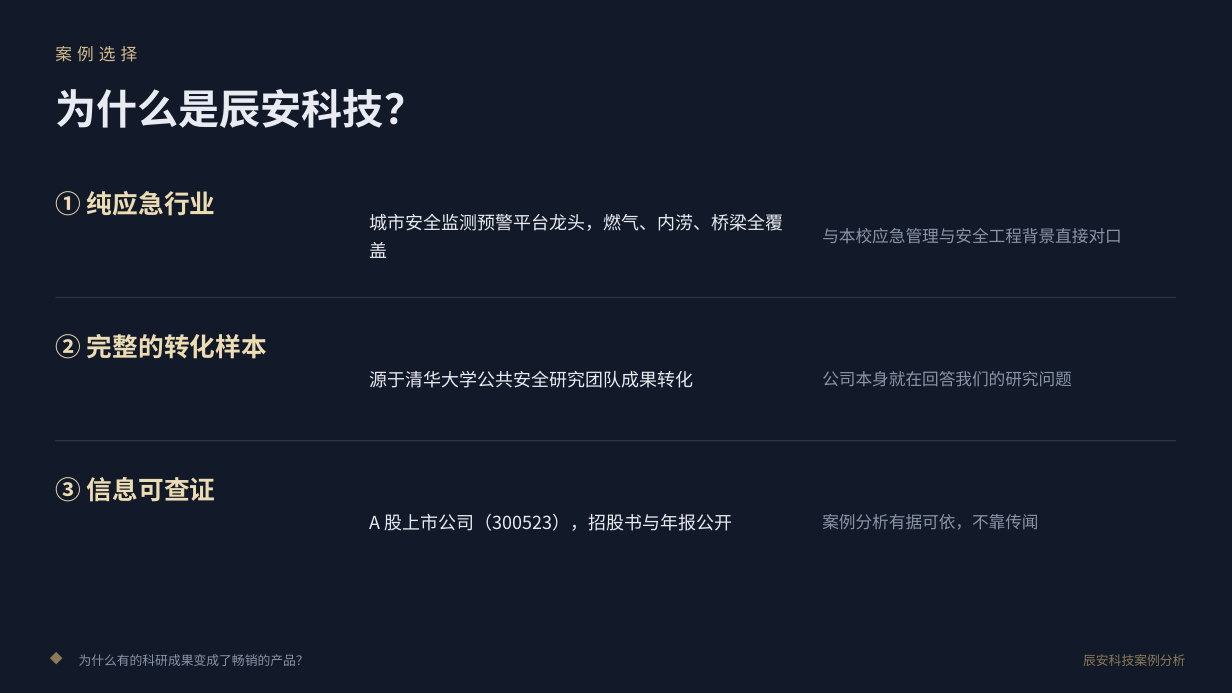
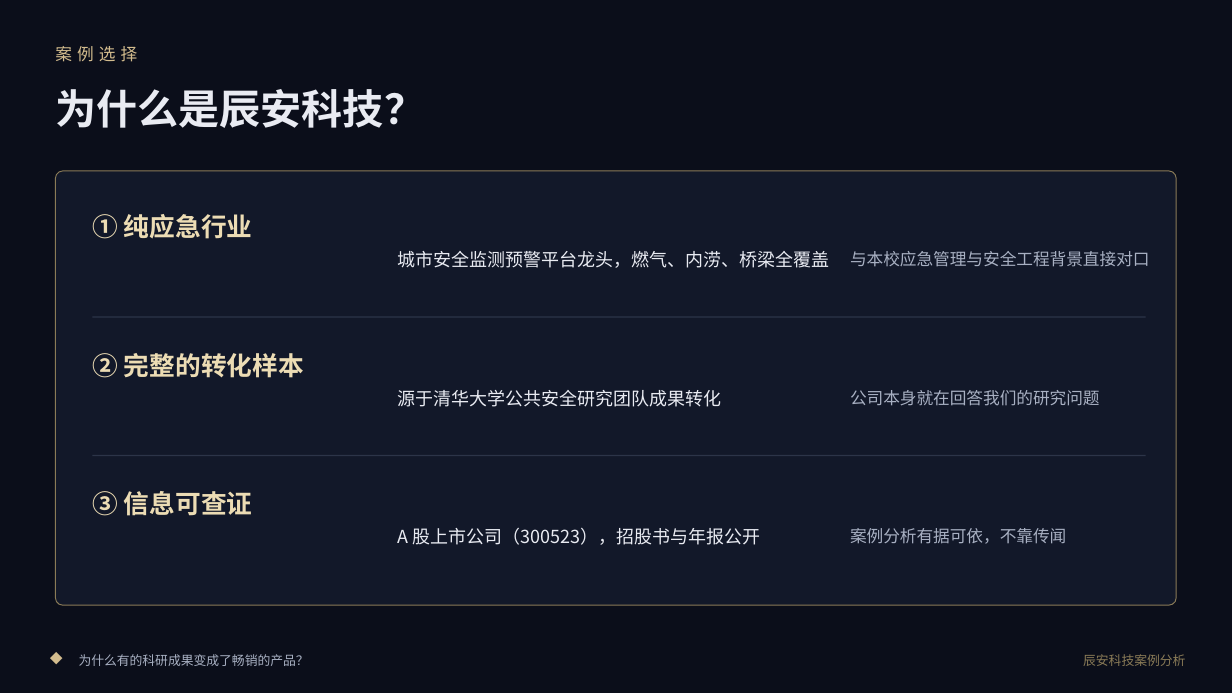
Before and after one commit to sdh0219/susu-tools, a slide deck: slide 2 of web/assets/files/小组案例分析报告-辰安科技.pptx. Drawn at 1232x693 pixels with LibreOffice and Linux fonts; fonts in the diff are those of the drawing; background and template pictures are left out. Boxes give left, top, right and bottom in pixels: in the first picture for what was removed or moved away, otherwise in the second. Text is boxed around its words. In the diff, an @@ line names an element or a change of style, - is before the commit and + after.

Commit message:
feat(case): cinematic image-rich deck (9 slides, cg-game art direction)
- 8 AI-generated 1344x768 illustrations as full-bleed / band visuals
  behind the tetrad-gold text layers; valley-of-death slide now led by
  the gorge-bridge artwork; timeline art regenerated after first pass
  drew a portrait over the axis
- cover and closing carry reporter credit: 苏登辉 (26085703073)

```diff
--- a/web/assets/files/小组案例分析报告-辰安科技.pptx
+++ b/web/assets/files/小组案例分析报告-辰安科技.pptx
@@ background #121928 to picture (left out) @@
@@ rectangle added at <box>0,0,1232,693</box>, fill #0B0E1A at 48% opacity @@
@@ rounded rectangle added at <box>55,171,1177,605</box>, fill #141A2C at 88% opacity, outline #8A7B57 0.75 pt @@
@@ text "① 纯应急行业": place and size @@
-text "① 纯应急行业" at <box>55,191,216,216</box>
+text "① 纯应急行业" at <box>92,214,253,239</box>
@@ text "城市安全监测预警平台龙头，燃气、内涝、桥梁全覆盖" rewrapped from <box>370,214,784,258</box> to <box>397,251,829,268</box> @@
@@ text colour #8B93A7 to #A8B0C2 in 4 elements at <box>79,654,309,666</box>, <box>850,528,1066,544</box>, <box>850,390,1100,406</box>, <box>850,251,1150,267</box> @@
@@ text "与本校应急管理与安全工程背景直接对口": place and size @@
-text "与本校应急管理与安全工程背景直接对口" at <box>822,228,1122,244</box>
+text "与本校应急管理与安全工程背景直接对口" at <box>850,251,1150,267</box>
@@ line moved from (55, 298) - (1177, 298) to (92, 317) - (1146, 317) @@
@@ text "② 完整的转化样本": place and size @@
-text "② 完整的转化样本" at <box>55,334,267,359</box>
+text "② 完整的转化样本" at <box>92,353,304,378</box>
@@ text "源于清华大学公共安全研究团队成果转化": place and size @@
-text "源于清华大学公共安全研究团队成果转化" at <box>370,371,694,388</box>
+text "源于清华大学公共安全研究团队成果转化" at <box>397,390,721,407</box>
@@ text "公司本身就在回答我们的研究问题": place and size @@
-text "公司本身就在回答我们的研究问题" at <box>822,371,1072,386</box>
+text "公司本身就在回答我们的研究问题" at <box>850,390,1100,406</box>
@@ rectangle added at <box>0,381,1232,693</box>, fill #0B0E1A at 34% opacity @@
@@ text "③ 信息可查证": place and size @@
-text "③ 信息可查证" at <box>55,477,216,502</box>
+text "③ 信息可查证" at <box>92,491,253,516</box>
@@ line moved from (55, 441) - (1177, 441) to (92, 456) - (1146, 456) @@
@@ text "A 股上市公司（300523），招股书与年报公开": place and size @@
-text "A 股上市公司（300523），招股书与年报公开" at <box>370,514,733,531</box>
+text "A 股上市公司（300523），招股书与年报公开" at <box>397,528,760,545</box>
@@ text "案例分析有据可依，不靠传闻": place and size @@
-text "案例分析有据可依，不靠传闻" at <box>822,514,1038,530</box>
+text "案例分析有据可依，不靠传闻" at <box>850,528,1066,544</box>
@@ rectangle added at <box>0,636,1232,693</box>, fill #0B0E1A at 75% opacity @@
@@ text "◆" at <box>50,645,78,673</box>: text colour #8A7B57 to #D3BC8E @@
```
Also in this commit, not shown: 8 other slides changed.
